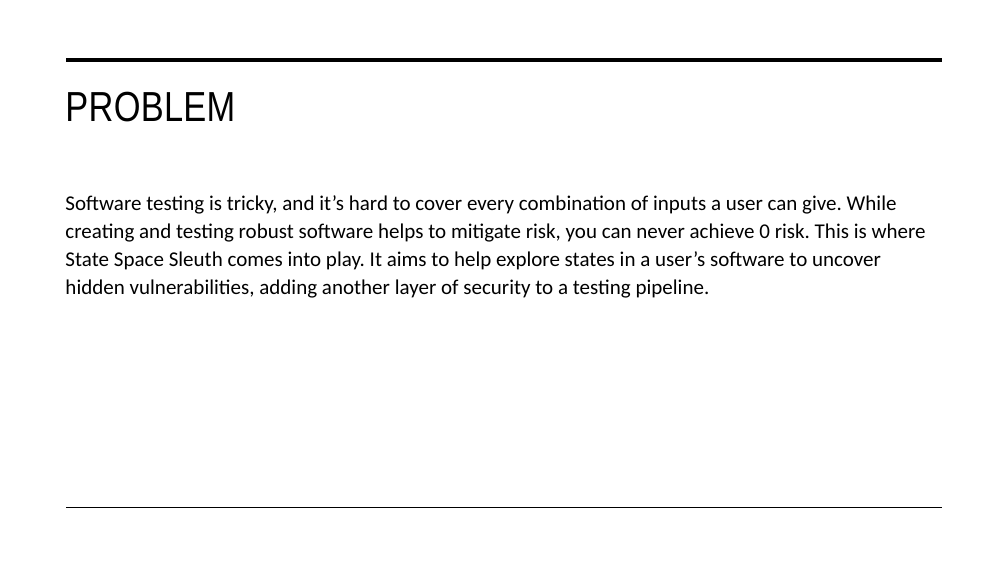
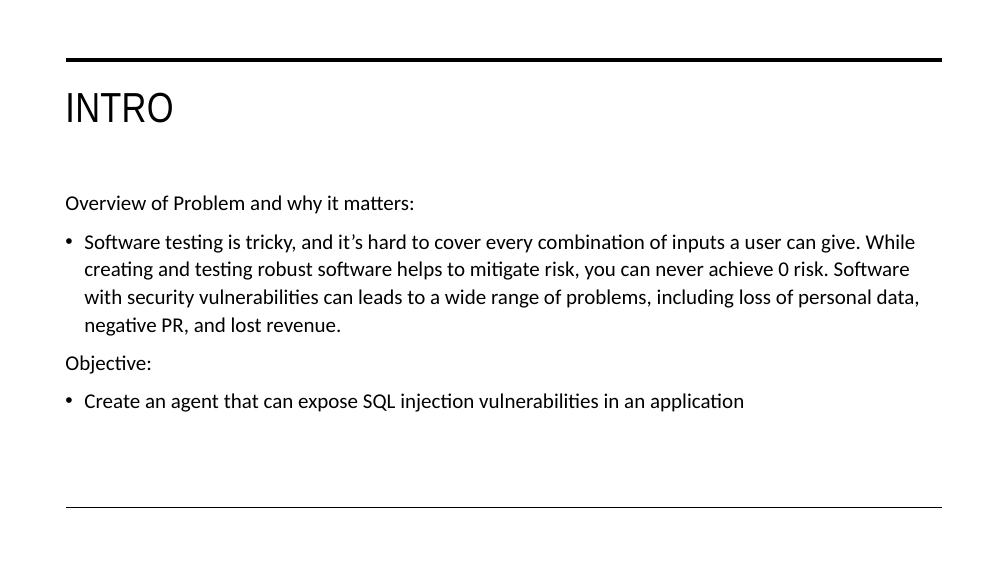
Before and after one commit to jessevfranks/State-Space-Search-for-Software-Auditing, a slide deck: slide 2 of documents/Project Proposal.pptx. Drawn at 1008x567 pixels with LibreOffice and Linux fonts; fonts in the diff are those of the drawing. Boxes give left, top, right and bottom in pixels: in the first picture for what was removed or moved away, otherwise in the second. Text is boxed around its words. In the diff, an @@ line names an element or a change of style, - is before the commit and + after.

```diff
--- a/documents/Project Proposal.pptx
+++ b/documents/Project Proposal.pptx
@@ title at (65, 92, 173, 123): text changed @@
-PROBLEM
+INTRO
@@ text at (65, 195, 920, 412): text changed @@
-Software testing is tricky, and it’s hard to cover every combination of inputs a user can give. While creating and testing robust software helps to mitigate risk, you can never achieve 0 risk. This is where State Space Sleuth comes into play. It aims to help explore states in a user’s software to uncover hidden vulnerabilities, adding another layer of security to a testing pipeline.
+Overview of Problem and why it matters:
+• Software testing is tricky, and it’s hard to cover every combination of inputs a user can give. While creating and testing robust software helps to mitigate risk, you can never achieve 0 risk. Software with security vulnerabilities can leads to a wide range of problems, including loss of personal data, negative PR, and lost revenue.
+Objective:
+• Create an agent that can expose SQL injection vulnerabilities in an application
```
Also in this commit, not shown: 2 other slides changed, 1 other file.
